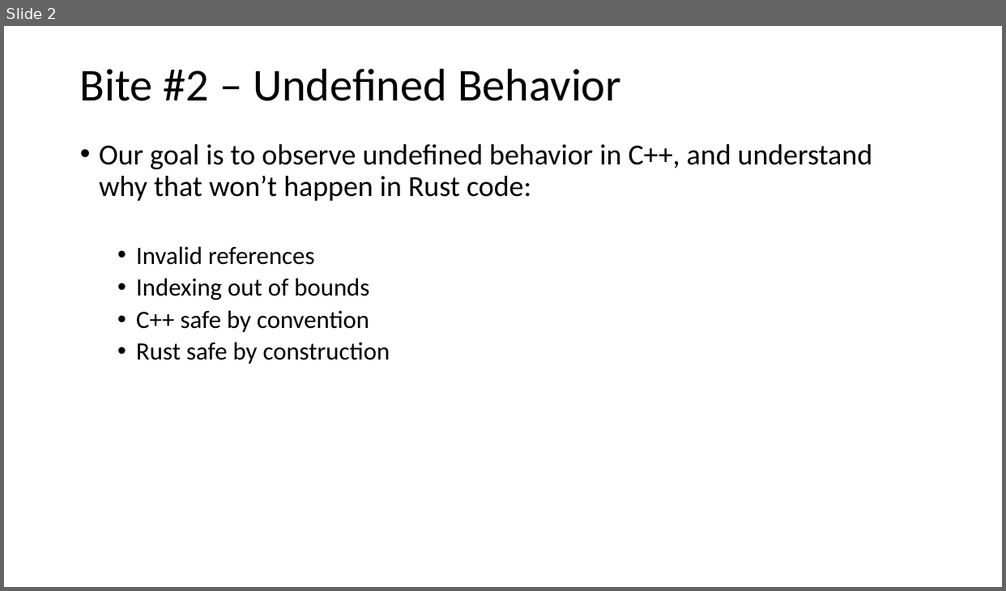
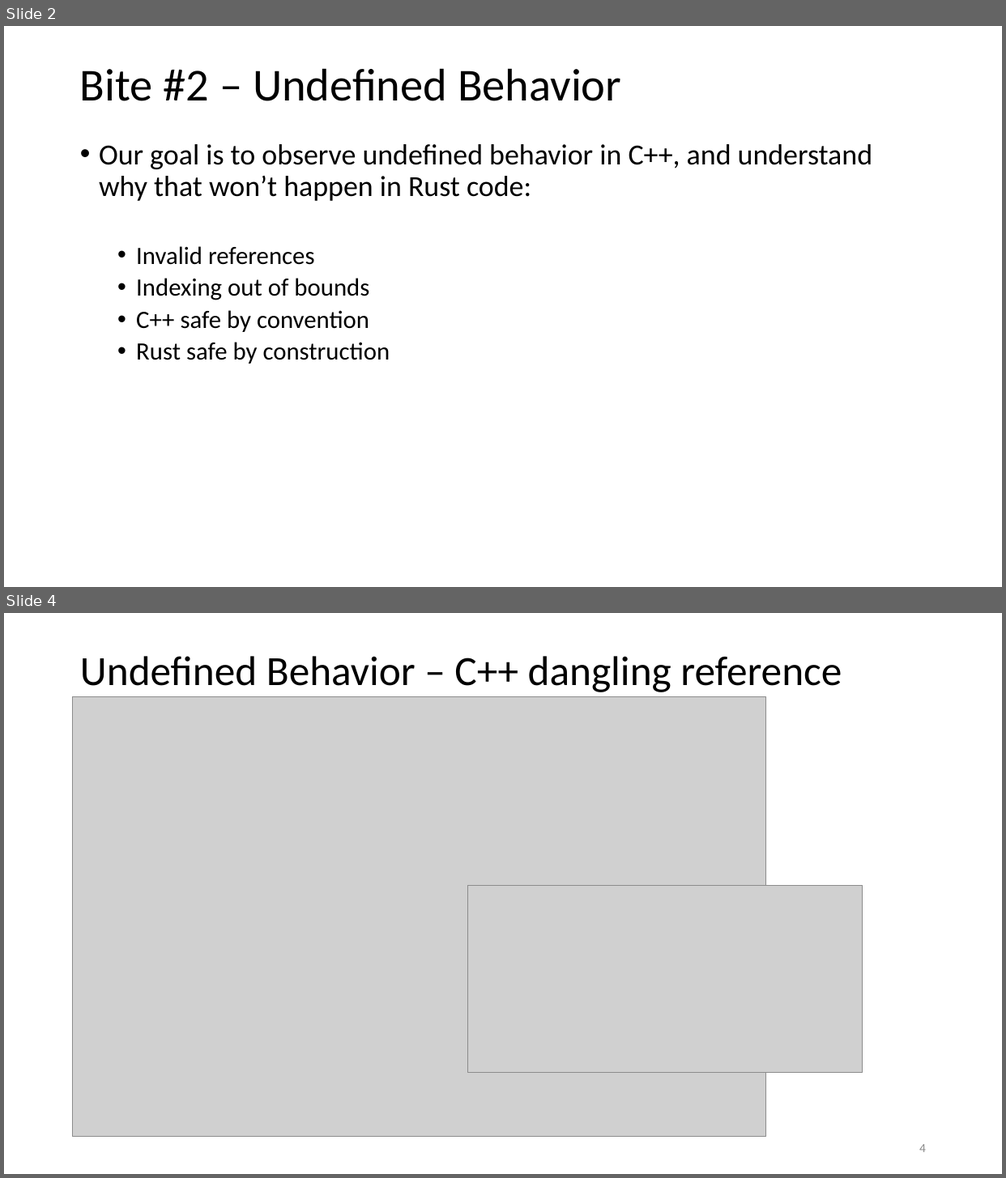
Before and after one commit to JimFawcett/JimFawcett.github.io, a slide deck: Resources/ConsumingRustBite2.pptx. Shown one above the other, each under a label of ours: slide 2 before the commit, slides 2 and 4 after it; the slides between them are not shown. The pictures are 1006x591 and 1006x1178 pixels, drawn with LibreOffice and Linux fonts; fonts in the diff are those of the drawing; grey boxes stand for pictures. Boxes give left, top, right and bottom in pixels: in the first picture for what was removed or moved away, otherwise in the second. Text is boxed around its words. In the diff, an @@ line names an element or a change of style, - is before the commit and + after.

```diff
--- a/Resources/ConsumingRustBite2.pptx
+++ b/Resources/ConsumingRustBite2.pptx
@@ slide 4 added at [4, 613, 1002, 1174], background #FFFFFF @@
@@ title added at [80, 656, 842, 692], 40 pt, text #000000 @@
+Undefined Behavior – C++ dangling reference
@@ picture added at [73, 697, 766, 1137] @@
@@ picture added at [467, 886, 862, 1073] @@
@@ page number added at [919, 1144, 926, 1152], 12 pt, text #8C8C8C @@
+4
```
Also in this commit, not shown: 3 slides changed, 6 other slides added, 5 slides removed, 1 other file.
